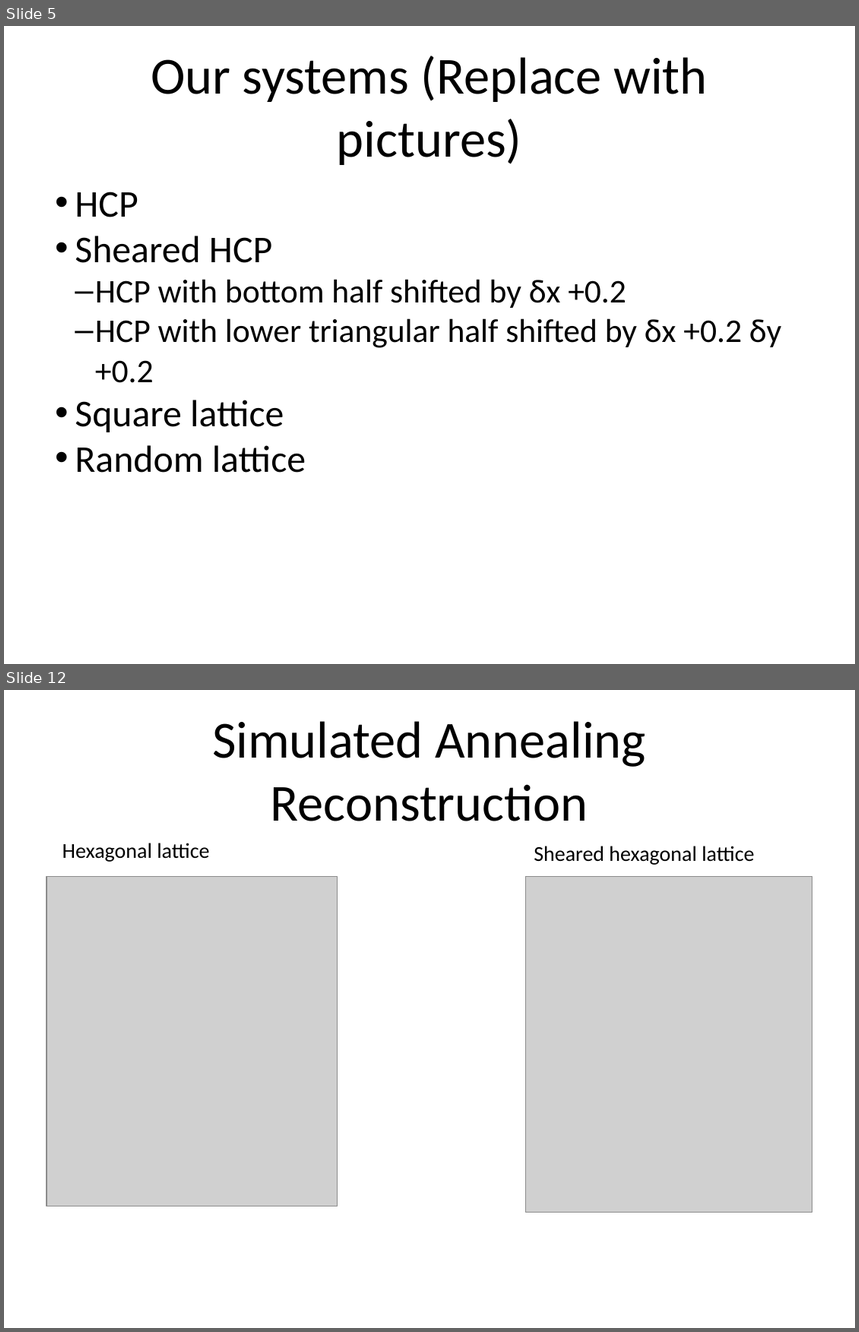
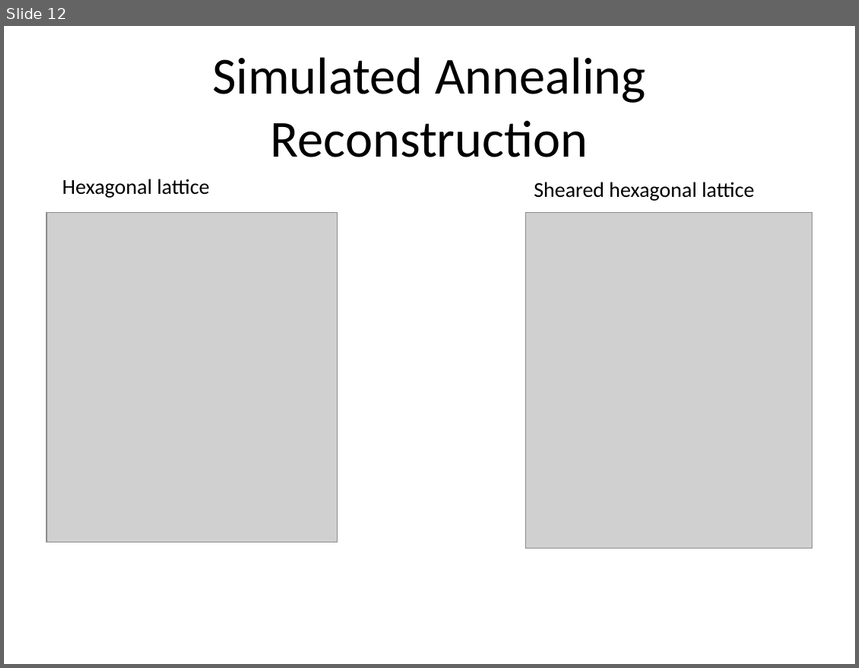
Before and after one commit to zestrada/atomicscalesimulationgroup2, a slide deck: Presentation/FinalPresentation.pptx. Shown one above the other, each under a label of ours: slides 5 and 12 before the commit, slide 12 after it; the slides between them are not shown. The pictures are 859x1332 and 859x668 pixels, drawn with LibreOffice and Linux fonts; fonts in the diff are those of the drawing; grey boxes stand for pictures. Boxes give left, top, right and bottom in pixels: in the first picture for what was removed or moved away, otherwise in the second. Text is boxed around its words. In the diff, an @@ line names an element or a change of style, - is before the commit and + after.

```diff
--- a/Presentation/FinalPresentation.pptx
+++ b/Presentation/FinalPresentation.pptx
@@ slide 5 removed at box(4, 26, 855, 664), background #FFFFFF @@
@@ text removed at box(151, 56, 707, 165) @@
-Our systems (Replace with pictures)
@@ text removed at box(75, 192, 781, 473) @@
-• HCP
-• Sheared HCP
-  – HCP with bottom half shifted by δx +0.2
-  – HCP with lower triangular half shifted by δx +0.2 δy +0.2
-• Square lattice
-• Random lattice
```
Also in this commit, not shown: 7 slides changed, 4 slides added, 4 other slides removed.
